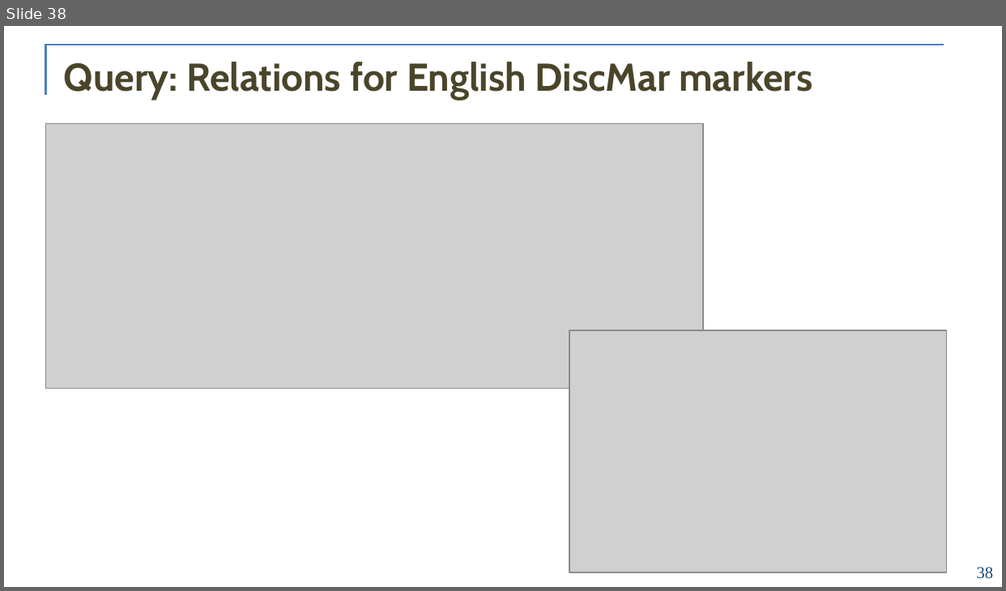
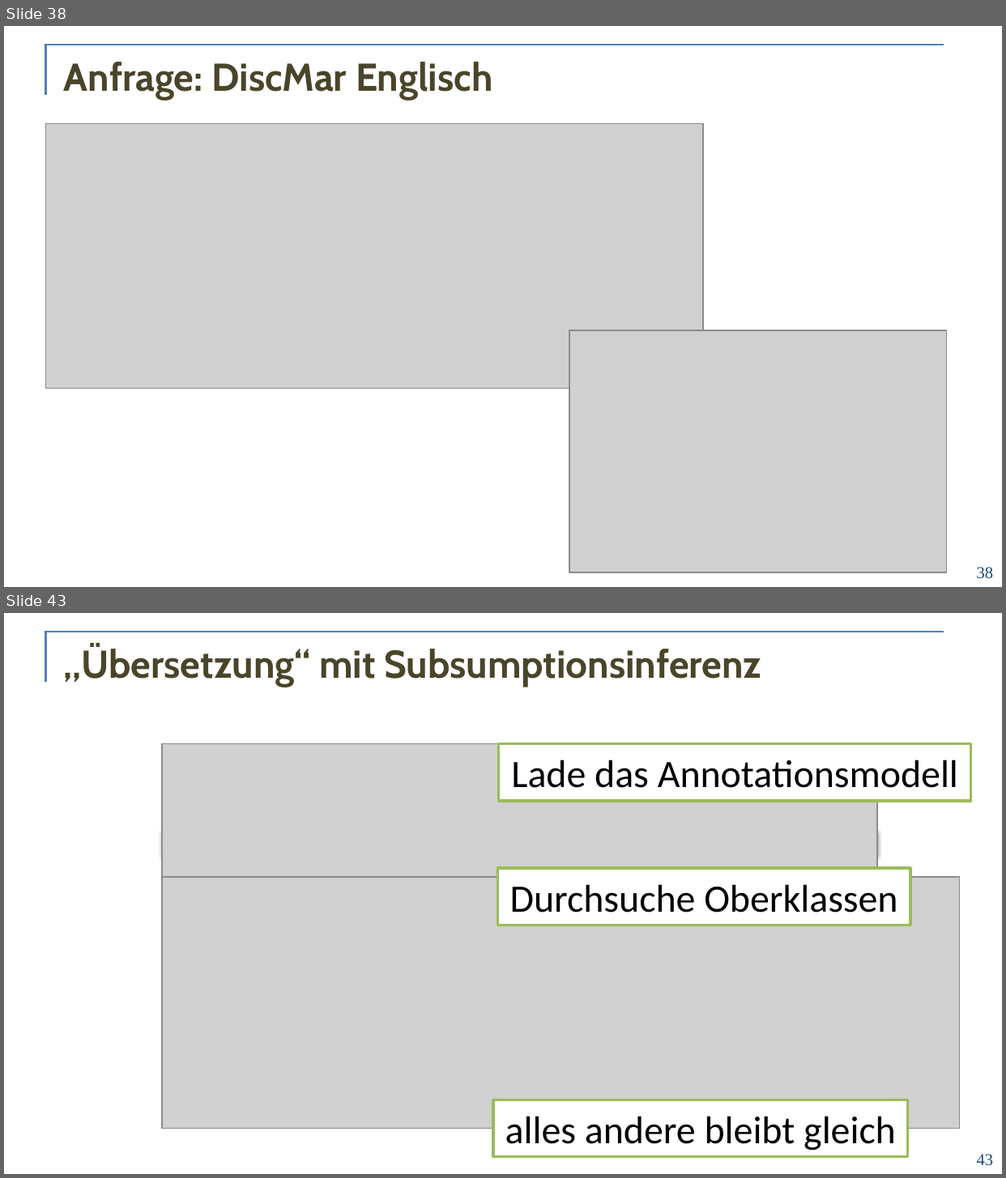
Before and after one commit to acoli-repo/rdf4discourse, a slide deck: doc/vortrag-formatted.pptx. Shown one above the other, each under a label of ours: slide 38 before the commit, slides 38 and 43 after it; the slides between them are not shown. The pictures are 1006x591 and 1006x1178 pixels, drawn with LibreOffice and Linux fonts; fonts in the diff are those of the drawing; grey boxes stand for pictures; background and template pictures are left out. Boxes give left, top, right and bottom in pixels: in the first picture for what was removed or moved away, otherwise in the second. Text is boxed around its words. In the diff, an @@ line names an element or a change of style, - is before the commit and + after.

```diff
--- a/doc/vortrag-formatted.pptx
+++ b/doc/vortrag-formatted.pptx
@@ slide 43 added at [4,613,1002,1174], background #FFFFFF; not listed: 2 template elements that a slide beside it also shows @@
@@ title added at [64,645,762,687], 28 pt, text #4A452A, bold @@
+„Übersetzung“ mit Subsumptionsinferenz
@@ picture added at [162,743,877,884] @@
@@ rectangle added at [499,743,971,801], fill #FFFFFF, outline #9BBB59 2 pt, 28 pt, text #000000 @@
+Lade das Annotationsmodell
@@ rectangle added at [162,829,877,854], fill gradient #DAFDA7 to #E4FCC2 to #F5FFE7 @@
@@ picture added at [162,877,959,1129] @@
@@ rectangle added at [498,868,911,926], fill #FFFFFF, outline #9BBB59 2 pt, 28 pt, text #000000 @@
+Durchsuche Oberklassen
@@ rectangle added at [262,884,478,909], fill gradient #DAFDA7 to #E4FCC2 to #F5FFE7 @@
@@ rectangle added at [493,1100,908,1157], fill #FFFFFF, outline #9BBB59 2 pt, 28 pt, text #000000 @@
+alles andere bleibt gleich
@@ page number added at [977,1154,993,1166], 12 pt, text #1F497D @@
+43
@@ slide 38 changed as well @@
@@ title at [64,62,492,100]: text changed @@
-Query: Relations for English DiscMar markers
+Anfrage: DiscMar Englisch
```
Also in this commit, not shown: 14 other slides changed, 39 other slides added, 9 slides removed.
